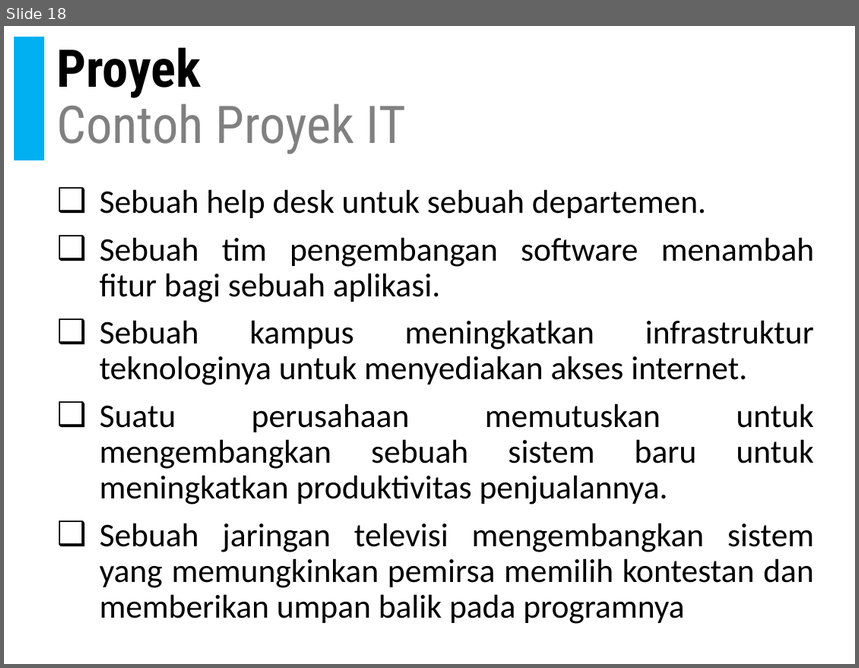
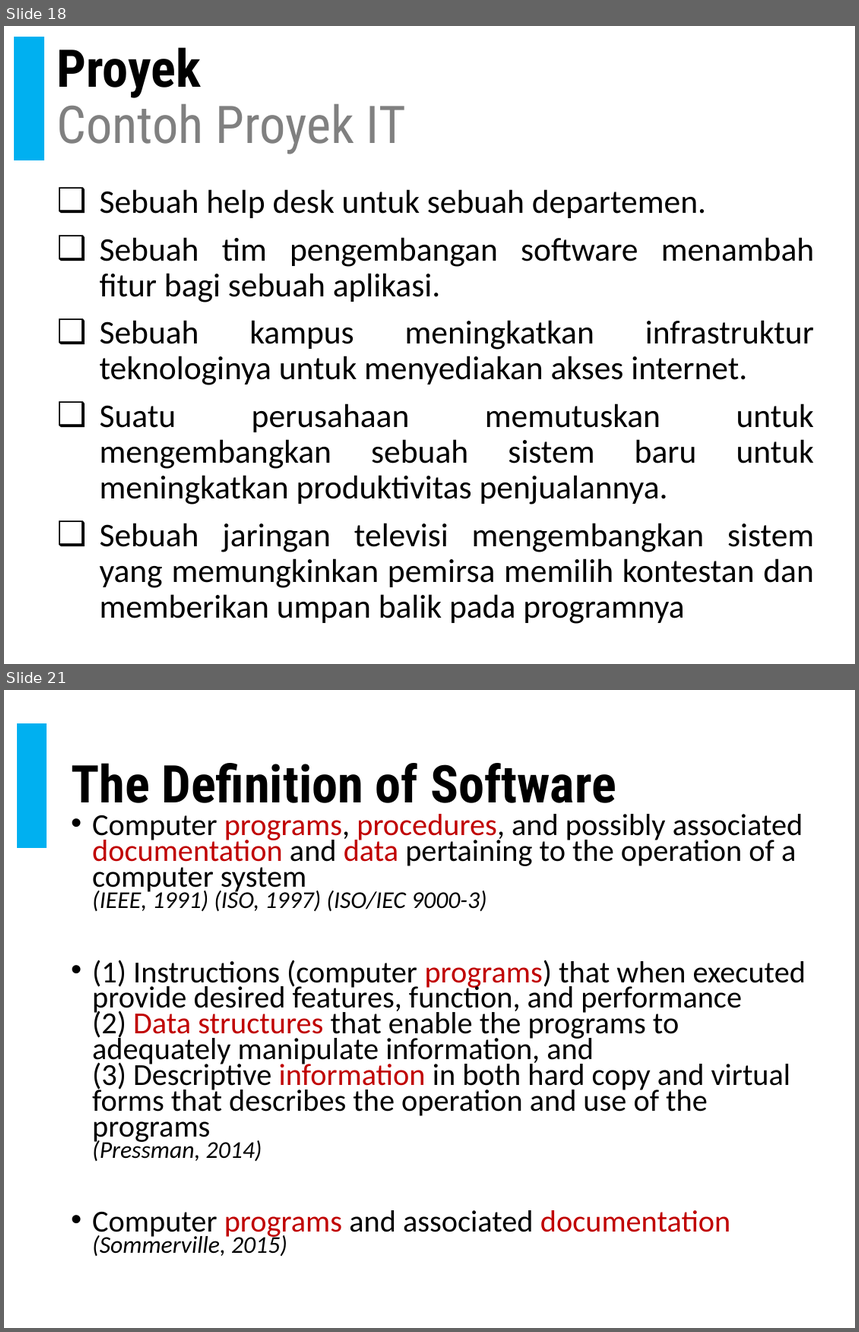
Before and after one commit to doniaft/Proyek-Perangkat-Lunak, a slide deck: 1. Bahan Ajar/01. PPL - Pendahuluan.pptx. Shown one above the other, each under a label of ours: slide 18 before the commit, slides 18 and 21 after it; the slides between them are not shown. The pictures are 859x668 and 859x1332 pixels, drawn with LibreOffice and Linux fonts; fonts in the diff are those of the drawing. Boxes give left, top, right and bottom in pixels: in the first picture for what was removed or moved away, otherwise in the second. Text is boxed around its words. In the diff, an @@ line names an element or a change of style, - is before the commit and + after.

```diff
--- a/1. Bahan Ajar/01. PPL - Pendahuluan.pptx
+++ b/1. Bahan Ajar/01. PPL - Pendahuluan.pptx
@@ slide 21 added at [4,690,855,1328], background #FFFFFF @@
@@ rectangle added at [18,724,47,847], fill #00B0F0, outline #00B0F0 1 pt @@
@@ title added at [71,763,617,803], 44 pt, text #000000, bold @@
+The Definition of Software
@@ text added at [92,814,806,1256], 25.9 pt, text #000000 @@
+• Computer programs, procedures, and possibly associated documentation and data pertaining to the operation of a computer system
+  (IEEE, 1991) (ISO, 1997) (ISO/IEC 9000-3)
+• (1) Instructions (computer programs) that when executed provide desired features, function, and performance
+  (2) Data structures that enable the programs to adequately manipulate information, and
+  (3) Descriptive information in both hard copy and virtual forms that describes the operation and use of the programs
+  (Pressman, 2014)
+• Computer programs and associated documentation (Sommerville, 2015)
```
Also in this commit, not shown: 3 slides changed, 21 other slides added, 2 other files.
